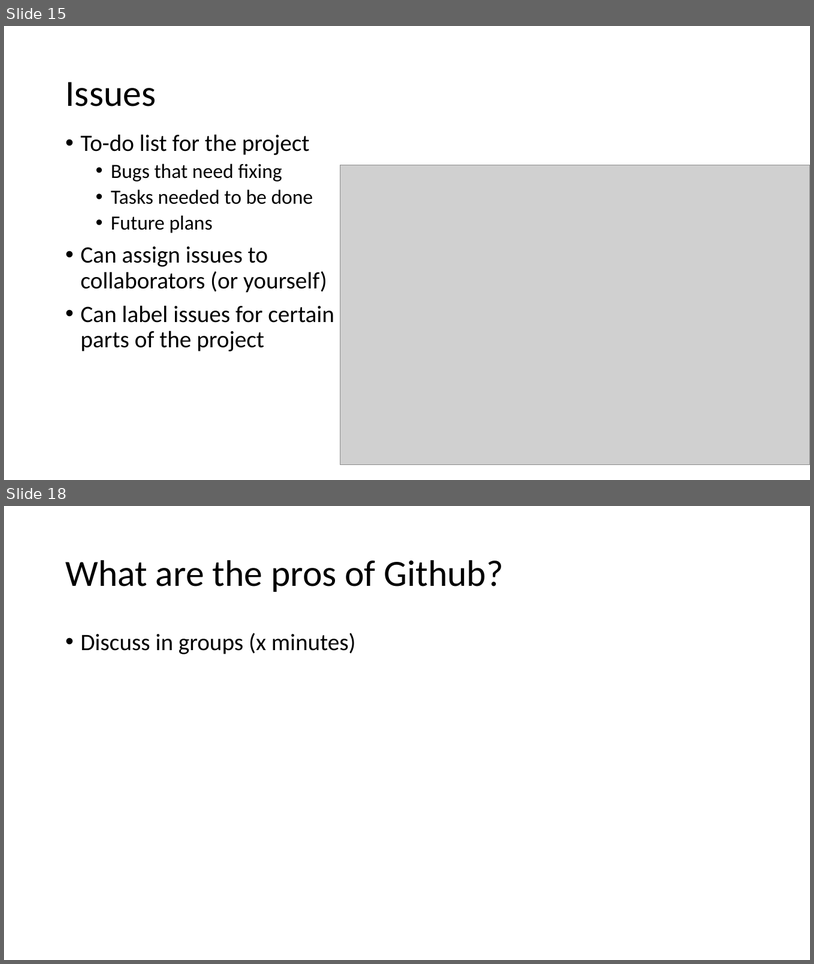
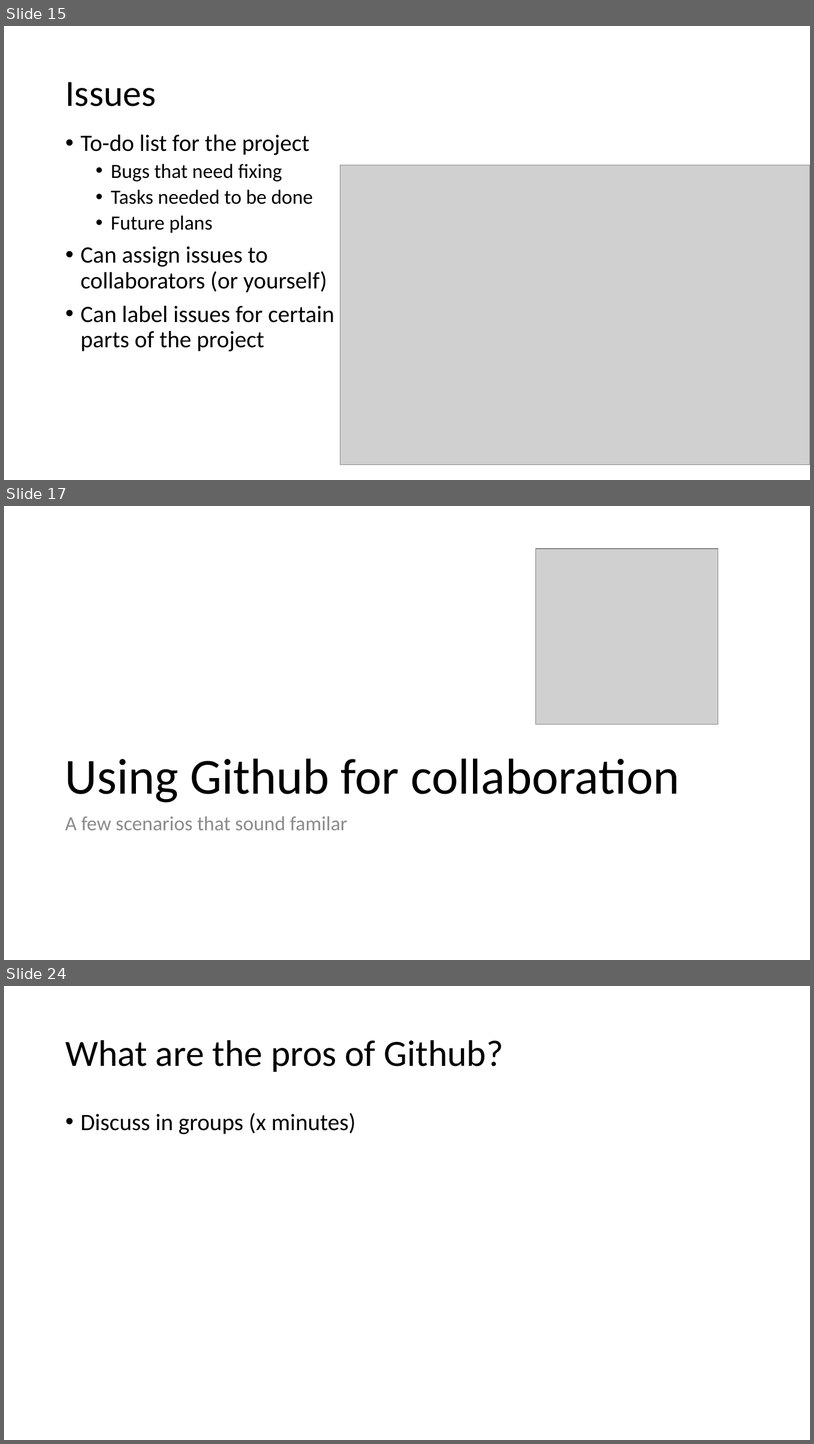
Before and after one commit to ReproducibleQM/n_commandments, a slide deck: pres_deck.pptx. Shown one above the other, each under a label of ours: slides 15 and 18 before the commit, slides 15, 17 and 24 after it; the slides between them are not shown. The pictures are 814x964 and 814x1444 pixels, drawn with LibreOffice and Linux fonts; fonts in the diff are those of the drawing; grey boxes stand for pictures. Boxes give left, top, right and bottom in pixels: in the first picture for what was removed or moved away, otherwise in the second. Text is boxed around its words. In the diff, an @@ line names an element or a change of style, - is before the commit and + after.

Commit message:
more github slides

```diff
--- a/pres_deck.pptx
+++ b/pres_deck.pptx
@@ slide 17 added at bbox=[4, 506, 810, 960], background #FFFFFF @@
@@ picture added at bbox=[536, 549, 719, 724] @@
@@ title added at bbox=[65, 758, 680, 802], 60 pt, text #000000 @@
+Using Github for collaboration
@@ text added at bbox=[65, 816, 348, 830], 24 pt, text #8C8C8C @@
+A few scenarios that sound familar
@@ what was slide 18 is now slide 24 @@
```
Also in this commit, not shown: 6 other slides added, 1 slide removed.
